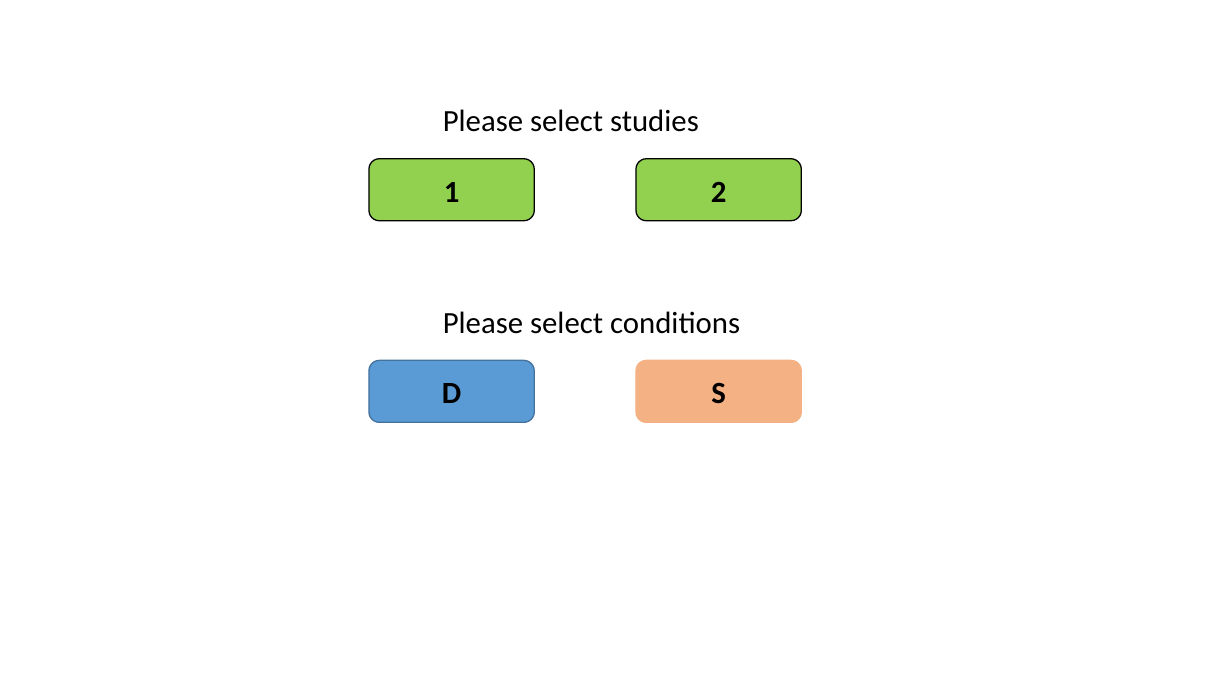
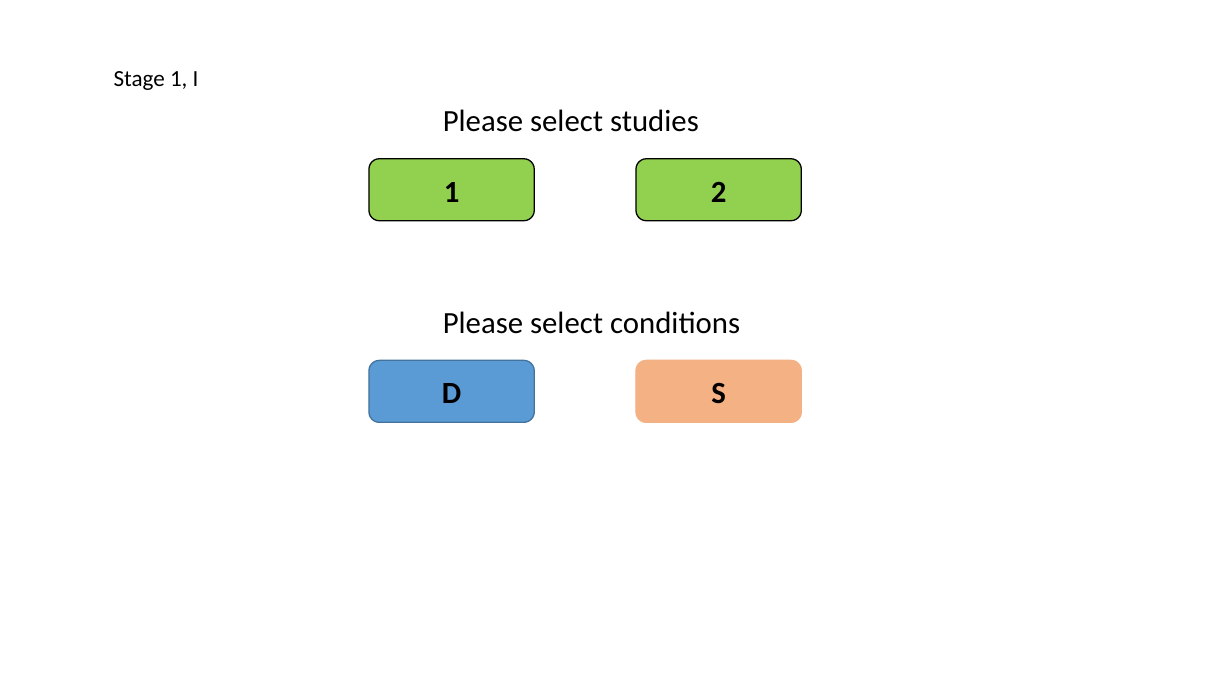
Before and after one commit to ZWLori/robo-advisor, a slide deck: slide 1 of PRD/mock-ups for Yihan's project.pptx (slide 2 before the commit). Drawn at 1232x693 pixels with LibreOffice and Linux fonts; fonts in the diff are those of the drawing. Boxes give left, top, right and bottom in pixels: in the first picture for what was removed or moved away, otherwise in the second. Text is boxed around its words. In the diff, an @@ line names an element or a change of style, - is before the commit and + after.

```diff
--- a/PRD/mock-ups for Yihan's project.pptx
+++ b/PRD/mock-ups for Yihan's project.pptx
@@ text added at <box>114,71,199,90</box>, 18 pt, text #000000 @@
+Stage 1, I
```
Also in this commit, not shown: 5 other slides changed, 1 slide added, 1 slide removed, 3 other files.
